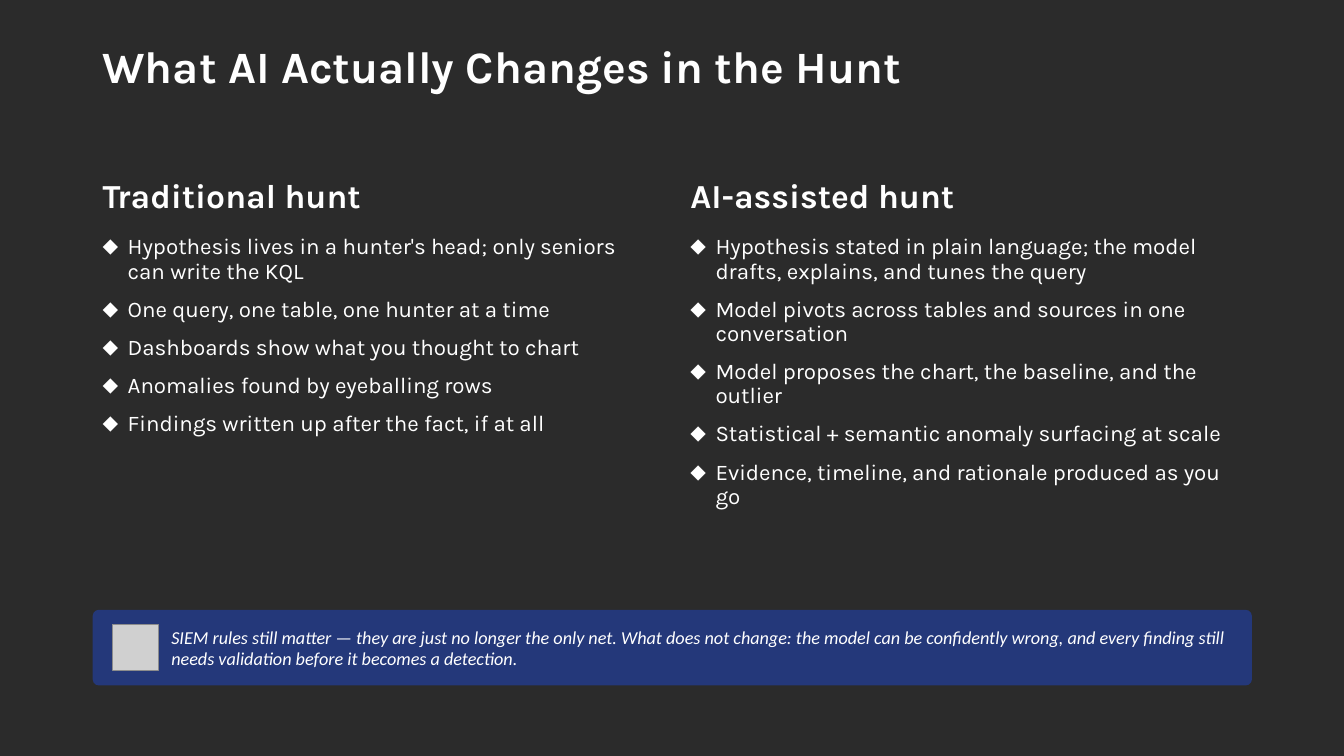
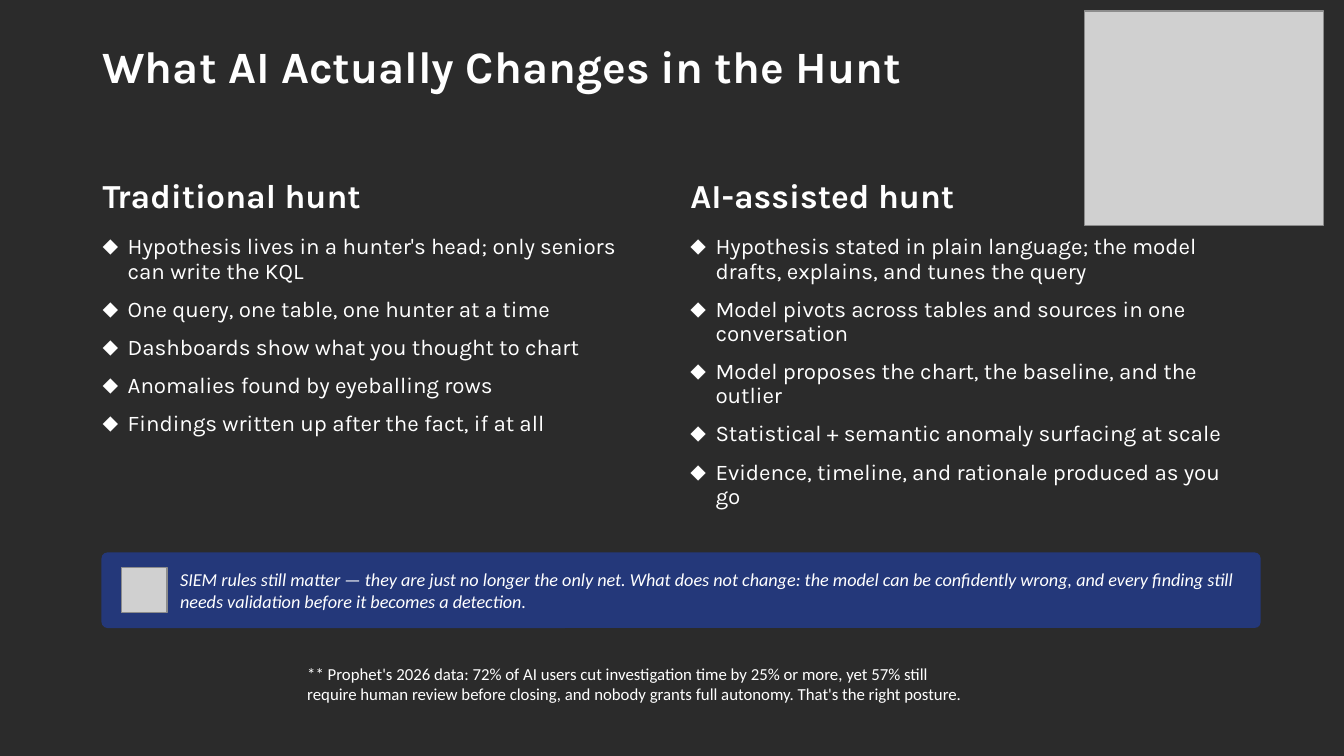
Before and after one commit to rod-trent/MMSMOA, a slide deck: slide 7 of SlideDecks/Using AI for Modern Threat Detection - MMS Midway 2026.pptx. Drawn at 1344x756 pixels with LibreOffice and Linux fonts; fonts in the diff are those of the drawing; grey boxes stand for pictures; background and template pictures are left out; a plain dark background stands for a picture behind light text. Boxes give left, top, right and bottom in pixels: in the first picture for what was removed or moved away, otherwise in the second. Text is boxed around its words. In the diff, an @@ line names an element or a change of style, - is before the commit and + after.

```diff
--- a/SlideDecks/Using AI for Modern Threat Detection - MMS Midway 2026.pptx
+++ b/SlideDecks/Using AI for Modern Threat Detection - MMS Midway 2026.pptx
@@ picture added at (1084,11,1323,225) @@
@@ 1 picture, 1 text, 1 rounded rectangle: place and size @@
-1 picture, 1 text, 1 rounded rectangle at (93,610,1252,686)
+1 picture, 1 text, 1 rounded rectangle at (102,553,1261,628)
@@ text added at (307,668,961,703), 12 pt, text #FFFFFF @@
+** Prophet's 2026 data: 72% of AI users cut investigation time by 25% or more, yet 57% still require human review before closing, and nobody grants full autonomy. That's the right posture.
```
Also in this commit, not shown: 7 other slides changed, 1 other file.
